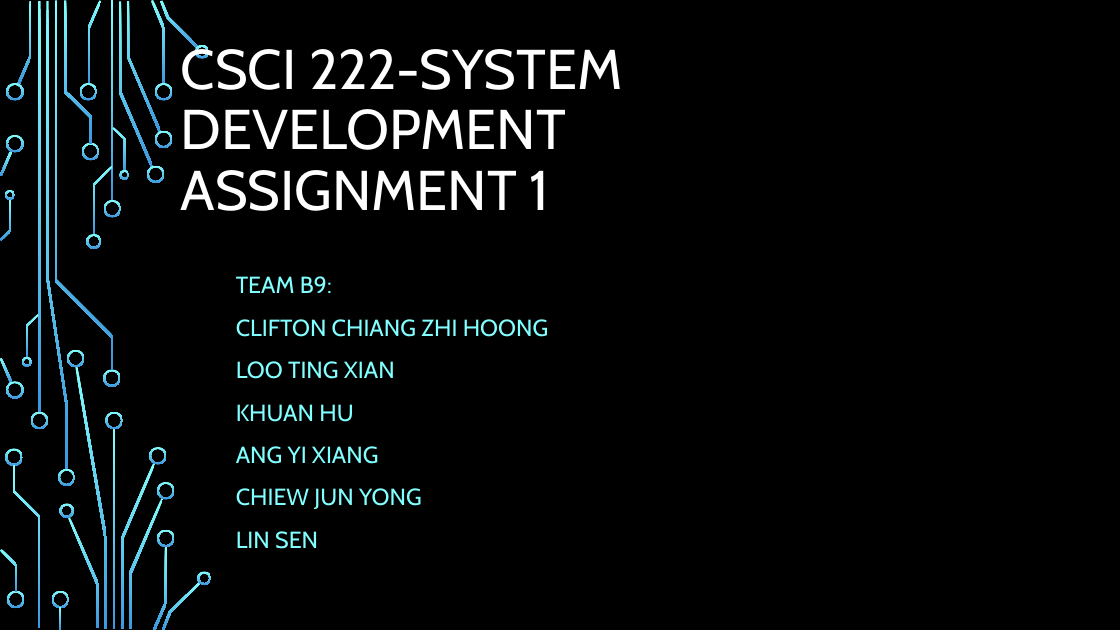
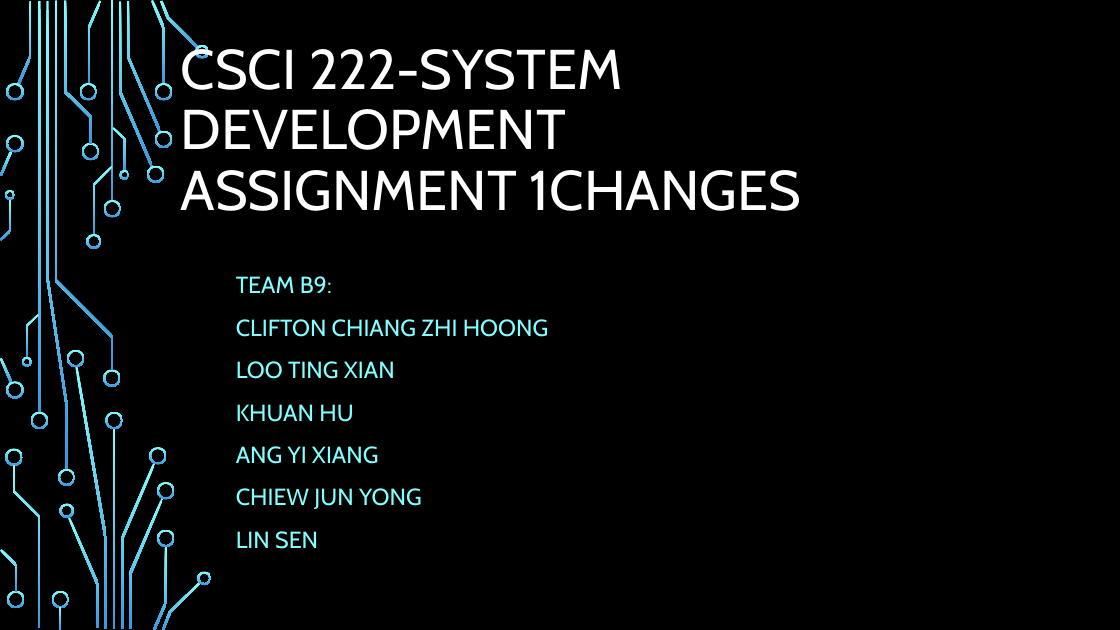
Before and after one commit to chungheon/CSCI, a slide deck: slide 1 of CSCI 222 PRESENTATION.pptx. Drawn at 1120x630 pixels with LibreOffice and Linux fonts; fonts in the diff are those of the drawing; background and template pictures are left out. Boxes give left, top, right and bottom in pixels: in the first picture for what was removed or moved away, otherwise in the second. Text is boxed around its words. In the diff, an @@ line names an element or a change of style, - is before the commit and + after.

```diff
--- a/CSCI 222 PRESENTATION.pptx
+++ b/CSCI 222 PRESENTATION.pptx
@@ title at (181,41,801,211): text changed @@
-CSCI 222-SYSTEM DEVELOPMENT
-ASSIGNMENT 1
+CSCI 222-SYSTEM DEVELOPMENT
+ASSIGNMENT 1CHANGES
```
Also in this commit, not shown: 1 other file.
